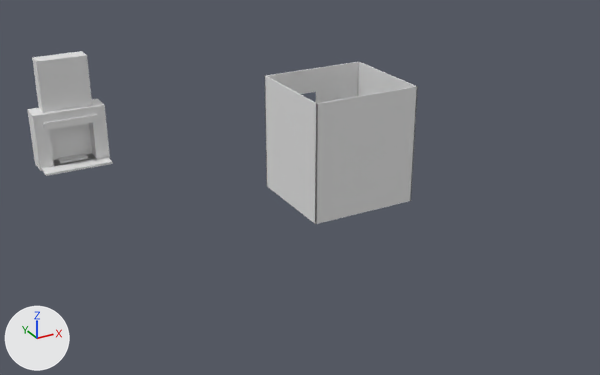
A saved change to the glTF model game/assets/models/interior/pellam_roll_house/pellam_roll_house_masonry.glb.
Rendered twice from a 50 mm camera at (-7.1, -20.87, 8.04) aimed at (0.89, -6.34, 0.78). The axes (+X, +Y, +Z) are drawn at lower left. The lights are the same throughout. The older version comes first. Vertices at exactly the same position are counted once.

Names of what the first picture shows: 'embers', 'masonry'.
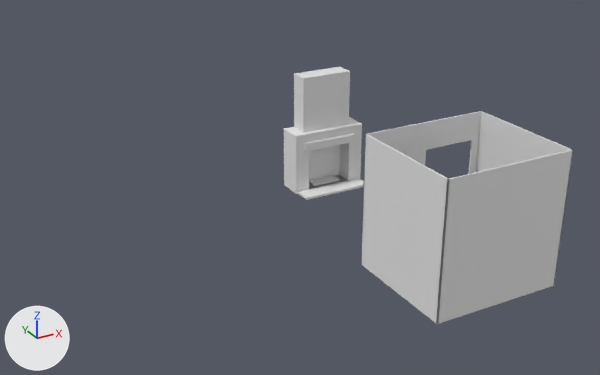
Boxes (x1, y1, x2, y2) around the edits, measured in the pictures (600 x 375 px; the box of a moved part takes in the faces that stretch with it):
'masonry', reshaped (26% narrower, 48% taller): before (27, 51, 418, 224); after (284, 67, 573, 324)
'embers', moved: before (58, 154, 88, 164); after (309, 175, 339, 186)
part 1 of me_masonry, moved or reshaped: before (27, 51, 110, 171); after (284, 67, 362, 194)
part 2 of me_masonry, moved or reshaped: before (42, 157, 113, 176); after (298, 178, 364, 200)
part 3 of me_masonry, moved or reshaped: before (43, 114, 98, 131); after (304, 134, 355, 152)
part 4 of me_masonry, moved or reshaped: before (265, 76, 318, 224); after (361, 134, 449, 324)
part 5 of me_masonry, moved or reshaped: before (265, 91, 267, 179); after (361, 134, 366, 265)
part 6 of me_masonry, moved or reshaped: before (316, 62, 418, 224); after (437, 111, 573, 324)
part 7 of me_masonry, moved or reshaped: before (266, 62, 359, 94); after (367, 111, 481, 154)
part 8 of me_masonry, moved or reshaped: before (316, 85, 358, 103); after (405, 139, 479, 174)

What the commit changed:
me_masonry is used by ob_masonry; location (0.0, 0.0, 0.0).
me_masonry had 80 vertices, 152 faces and spanned x -3.48..3.63, y -6.7..-0.1, z 0.0..2.75.
me_masonry now has 80 vertices, 152 faces and spans x 0.98..3.75, y -11.16..-4.47, z 0.0..2.75.
me_masonry part 1: the loose piece of 28 vertices spanning x -3.48..-1.68, y -0.7..-0.1, z 0.0..2.74 is moved by (4.97, -4.37, 0.0).
me_masonry part 2: the loose piece of 8 vertices spanning x -3.43..-1.73, y -1.12..-0.7, z 0.0..0.05 is moved by (4.96, -4.37, 0.0).
me_masonry part 3: the loose piece of 8 vertices spanning x -3.26..-1.9, y -0.75..-0.68, z 1.05..1.24 is moved by (4.97, -4.37, 0.0).
me_masonry part 4: all 6 vertices in x 1.09..1.12, y -6.7..-6.67, z 0.0..2.75 are moved by (-0.11, -4.46, 0.0).
me_masonry part 5: all 8 vertices in x 1.09..1.12, y -4.35..-4.32, z 0.0..2.75 are moved by (-0.11, -4.37, 0.0).
me_masonry part 6: all 6 vertices in x 3.61..3.63, y -6.7..-6.67, z 0.0..2.75 are moved by (0.12, -4.46, 0.0).
me_masonry part 7: all 8 vertices in x 3.61..3.63, y -4.35..-4.32, z 0.0..2.75 are moved by (0.12, -4.37, 0.0).
me_masonry part 8: all 8 vertices in x 1.28..2.43, y -4.35..-4.32, z 0.0..2.18 are moved by (1.12, -4.37, 0.0).
me_embers is used by ob_embers; location (0.0, 0.0, 0.0).
me_embers had 8 vertices, 12 faces and spanned x -2.94..-2.22, y -0.6..-0.3, z 0.05..0.085.
me_embers now has 8 vertices, 12 faces and spans x 2.025..2.745, y -4.97..-4.67, z 0.05..0.085.
me_embers part 9: the whole mesh is moved by (4.965, -4.37, 0.0).
